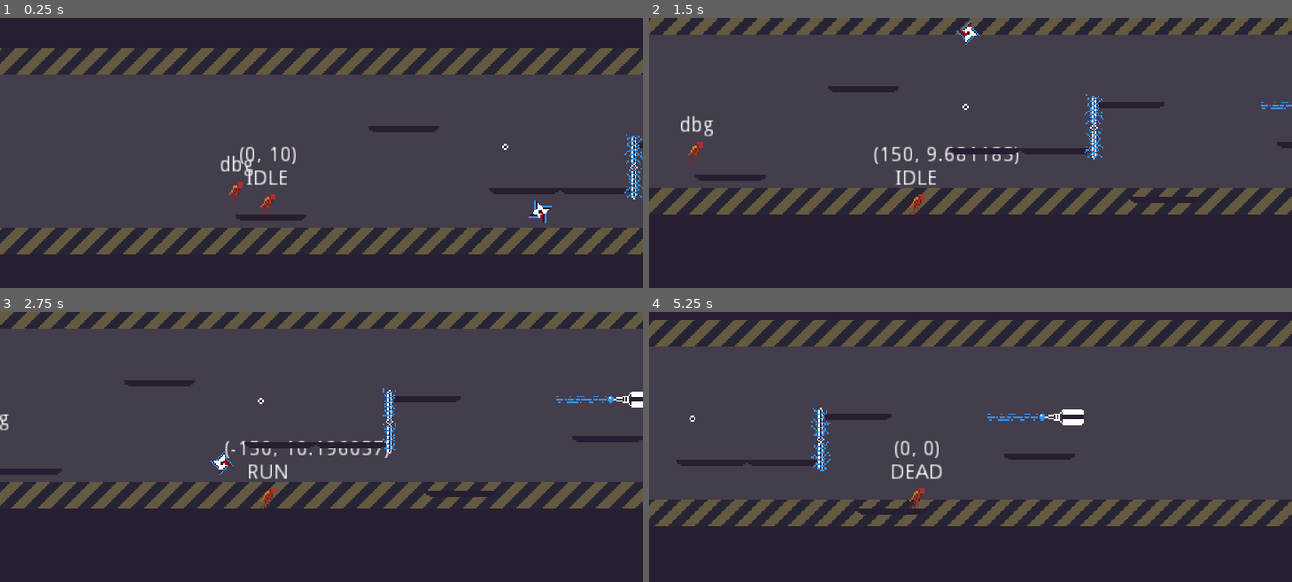
Above: before the commit, frames 1-4 (two rows, left to right).
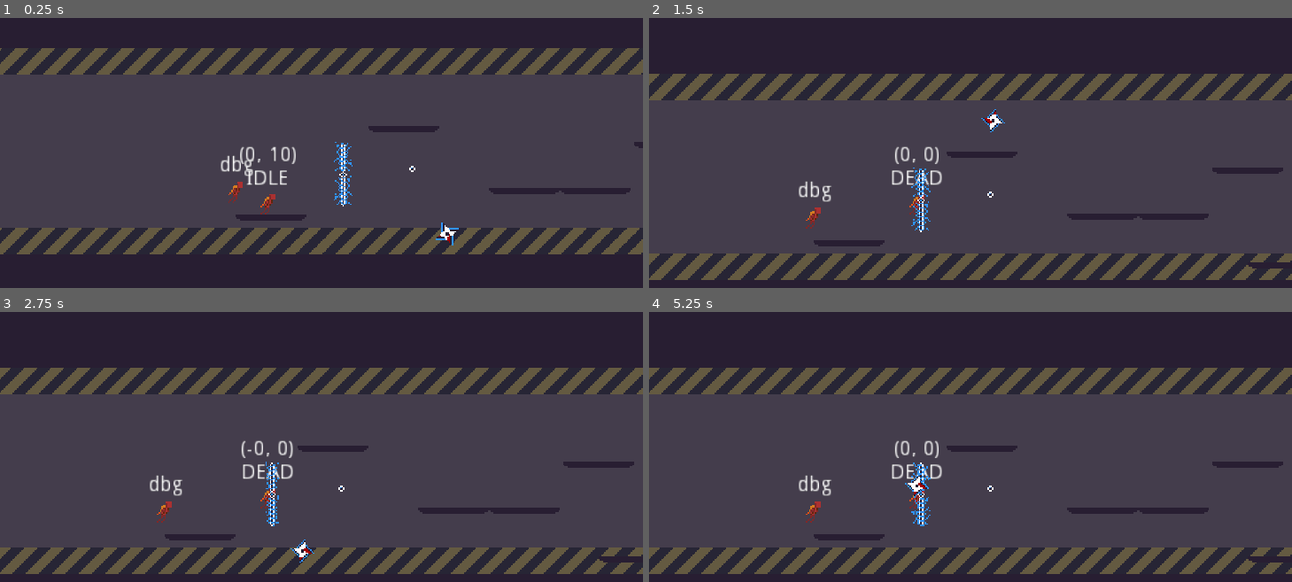
Above: after the commit, the same moments.

Repository: Wes-Ray/Jetpack-Jaywalker
Game: Godot game, scene res://Main.tscn
Two runs of this game, one before a commit and one after it. Both use one fixed random seed, a clock stepped at 60 frames per second and the inputs below.
Inputs:
- Up to frame 1 (0.25 s): no input
- Up to frame 2 (1.5 s): hold D (move_right) from 0.53 s (still down); tap Space (move_jump) at 0.77 s
- Up to frame 3 (2.75 s): tap Space (move_jump) at 1.52 s; release D (move_right) at 2.03 s; hold A (move_left) from 2.03 s (still down)
- Up to frame 4 (5.25 s): release A (move_left) at 2.78 s; hold D (move_right) 2.78-4.28 s; tap Space (move_jump) at 3.02, 3.77, 4.52 s; tap 2 (debug2) at 4.15 s; hold A (move_left) 4.28-5.03 s; tap 3 (debug3) at 4.9 s; hold D (move_right) from 5.03 s (still down)

The runs differ from the first frame. In frame 1, 0.8% of the frame differs, in the area x 51-100%, y 42-85%; in frame 2, 58%; in frame 3, 58%, in the area x 0-100%, y 0-98%; in frame 4, 47%.

Commit message:
complete for buzz and zap

Diff:
--- a/Buzz/Buzz.gd
+++ b/Buzz/Buzz.gd
@@ -11,7 +11,11 @@
 	$AnimationPlayer.play("spin")
 
 
-func _process(delta):
+func _process(_delta):
 	blade.position.x = sin((float(i)/rotation_speed)*TAU) * radius
 	blade.position.y = cos((float(i)/rotation_speed)*TAU) * radius
 	i = (i+1) % rotation_speed
+
+
+func _on_Blade_area_entered(area: Area2D) -> void:
+	GlobalReplayOrchestrator.apply_damage(area)
--- a/Buzz/Buzz.tscn
+++ b/Buzz/Buzz.tscn
@@ -52,7 +52,7 @@
 anims/RESET = SubResource( 1 )
 anims/spin = SubResource( 2 )
 
-[node name="Blade" type="StaticBody2D" parent="."]
+[node name="Blade" type="Area2D" parent="."]
 
 [node name="CollisionShape2D" type="CollisionShape2D" parent="Blade"]
 shape = SubResource( 3 )
@@ -61,3 +61,5 @@
 texture = ExtResource( 1 )
 hframes = 8
 frame = 1
+
+[connection signal="area_entered" from="Blade" to="." method="_on_Blade_area_entered"]
--- a/Main.tscn
+++ b/Main.tscn
@@ -7,7 +7,6 @@
 [ext_resource path="res://wallpaper.png" type="Texture" id=5]
 [ext_resource path="res://Replay/Replay.tscn" type="PackedScene" id=6]
 [ext_resource path="res://Buzz/Buzz.tscn" type="PackedScene" id=7]
-[ext_resource path="res://Ray/Ray.tscn" type="PackedScene" id=8]
 
 [node name="Main" type="Node2D"]
 
@@ -45,9 +44,6 @@
 [node name="Platform2" parent="." instance=ExtResource( 1 )]
 position = Vector2( 435, 98 )
 
-[node name="Zap" parent="." instance=ExtResource( 3 )]
-position = Vector2( 287, 86 )
-
 [node name="Ceiling" parent="." instance=ExtResource( 4 )]
 position = Vector2( 0, -95 )
 scale = Vector2( 1000, 50 )
@@ -56,8 +52,8 @@
 position = Vector2( 0, 245 )
 scale = Vector2( 1000, 50 )
 
+[node name="Zap" parent="." instance=ExtResource( 3 )]
+position = Vector2( 90, 91 )
+
 [node name="Buzz" parent="." instance=ExtResource( 7 )]
-position = Vector2( 200, 72 )
-
-[node name="Ray" parent="." instance=ExtResource( 8 )]
-position = Vector2( 448, 71 )
+position = Vector2( 137, 87 )
--- a/Player/Player.gd
+++ b/Player/Player.gd
@@ -31,6 +31,10 @@
 
 func _ready() -> void:
 	replay_object = GlobalReplayOrchestrator.register_player_to_record(self)
+
+
+func kill_player() -> void:
+	player_state = State.DEAD
 
 
 func _physics_process(_delta: float) -> void:
--- a/Player/Player.tscn
+++ b/Player/Player.tscn
@@ -7,11 +7,20 @@
 radius = 3.0
 height = 6.0
 
+[sub_resource type="CapsuleShape2D" id=2]
+radius = 2.0
+height = 2.0
+
 [node name="Player" type="KinematicBody2D"]
 script = ExtResource( 1 )
 
 [node name="CollisionShape2D" type="CollisionShape2D" parent="."]
 shape = SubResource( 1 )
+
+[node name="Area2D" type="Area2D" parent="." groups=["player"]]
+
+[node name="CollisionShape2D" type="CollisionShape2D" parent="Area2D"]
+shape = SubResource( 2 )
 
 [node name="Camera2D" type="Camera2D" parent="."]
 current = true
--- a/Replay/GlobalReplayOrchestrator.gd
+++ b/Replay/GlobalReplayOrchestrator.gd
@@ -7,8 +7,7 @@
 var record_objects := []
 var current_record := 0  # current player saves to this record
 
-# might end up removing this
-var player_objects := []
+var current_player : KinematicBody2D
 
 # must be done before a player is registered
 func register_record_object(record) -> void:
@@ -19,7 +18,7 @@
 func register_player_to_record(player) -> Node:
 	print("register player to record: ", player)
 
-	player_objects.append(player)  # more for debug right now
+	current_player = player
 	var ret = record_objects[current_record]
 
 	current_record += 1
@@ -27,6 +26,11 @@
 		print("potential error, more players than available records")
 
 	return ret
+
+
+func apply_damage(area) -> void:
+	if area.is_in_group("player"):
+		current_player.kill_player()
 
 
 func _physics_process(_delta: float) -> void:
@@ -43,9 +47,9 @@
 	if Input.is_action_just_released("debug2"):
 		print("DEBUG 2")
 		# kill player
-		player_objects[0].player_state = State.DEAD
+		current_player.kill_player()
 
 	if Input.is_action_just_released("debug3"):
 		print("DEBUG 3")
 
-		print("record coords: ", record_objects[0].coord_record)
+		# start a new round
--- a/Replay/Replay.gd
+++ b/Replay/Replay.gd
@@ -9,8 +9,8 @@
 var state_record := PoolIntArray()
 var coord_record := PoolVector2Array()
 
-# 60 fps * 10s = 600 elements, 4x for room (guess)
-var INITIAL_ARRAY_SIZE = 2400
+# set to a large number to capture recorded frames
+var INITIAL_ARRAY_SIZE = 99999
 
 var current_frame = 0
 var death_frame = 0
@@ -48,6 +48,7 @@
 	if current_frame >= INITIAL_ARRAY_SIZE:
 		print("EXCEEDING ARRAY SIZE")
 
+
 func _physics_process(_delta: float) -> void:
 	if not _replaying:
 		return
--- a/Zap/Zap.gd
+++ b/Zap/Zap.gd
@@ -1,4 +1,4 @@
-extends StaticBody2D
+extends Area2D
 
 
 # Declare member variables here. Examples:
@@ -14,3 +14,7 @@
 # Called every frame. 'delta' is the elapsed time since the previous frame.
 #func _process(delta):
 #	pass
+
+
+func _on_Zap_area_entered(area: Area2D) -> void:
+	GlobalReplayOrchestrator.apply_damage(area)
--- a/Zap/Zap.tscn
+++ b/Zap/Zap.tscn
@@ -25,7 +25,7 @@
 "values": [ 0, 1, 2 ]
 }
 
-[node name="Zap" type="StaticBody2D"]
+[node name="Zap" type="Area2D"]
 script = ExtResource( 2 )
 
 [node name="CollisionShape2D" type="CollisionShape2D" parent="."]
@@ -37,3 +37,5 @@
 
 [node name="AnimationPlayer" type="AnimationPlayer" parent="."]
 anims/idle = SubResource( 2 )
+
+[connection signal="area_entered" from="." to="." method="_on_Zap_area_entered"]
Not shown: 1 places in Main.tscn that only renumber resources
Not shown: 1 places in Player/Player.tscn that only renumber resources
